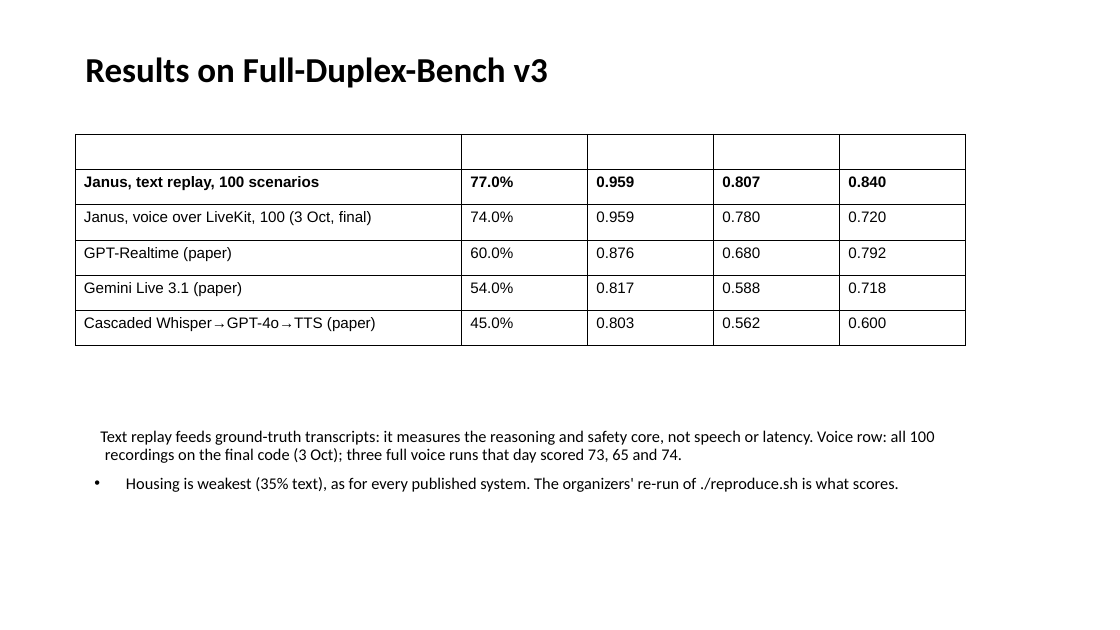
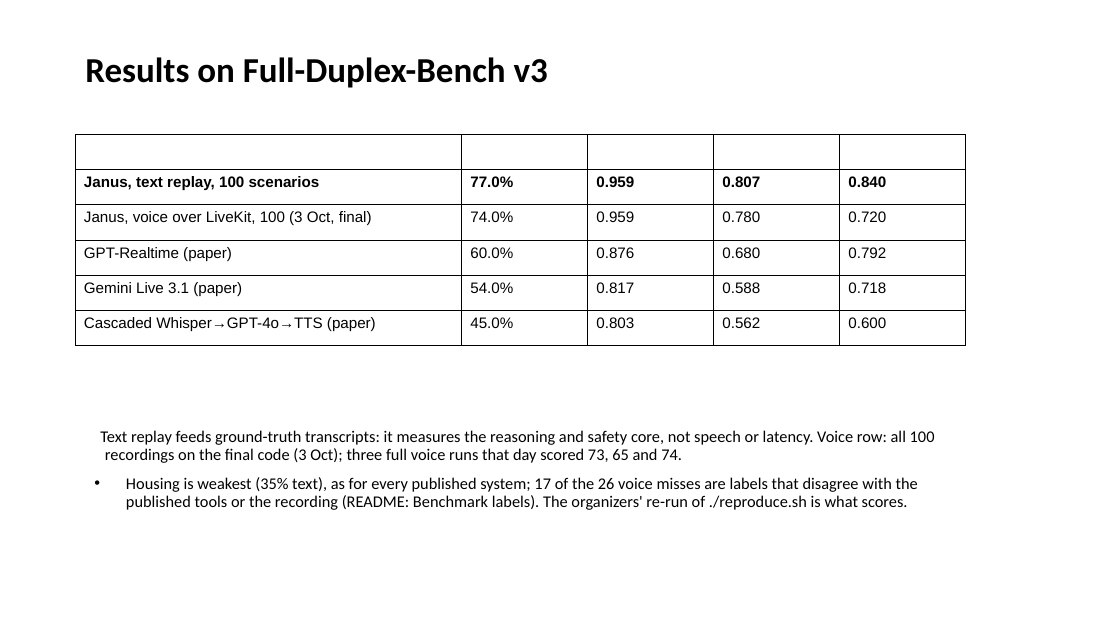
Before and after one commit to AdithyaSanthosh-P/Janus, a slide deck: slide 5 of docs/deck/Janus_Submission.pptx. Drawn at 1120x630 pixels with LibreOffice and Linux fonts; fonts in the diff are those of the drawing. Boxes give left, top, right and bottom in pixels: in the first picture for what was removed or moved away, otherwise in the second. Text is boxed around its words. In the diff, an @@ line names an element or a change of style, - is before the commit and + after.

```diff
--- a/docs/deck/Janus_Submission.pptx
+++ b/docs/deck/Janus_Submission.pptx
@@ text at [126, 477, 918, 510]: text changed @@
-• Housing is weakest (35% text), as for every published system. The organizers' re-run of ./reproduce.sh is what scores.
+• Housing is weakest (35% text), as for every published system; 17 of the 26 voice misses are labels that disagree with the published tools or the recording (README: Benchmark labels). The organizers' re-run of ./reproduce.sh is what scores.
```
Also in this commit, not shown: 1 other slide changed, 2 other files.
